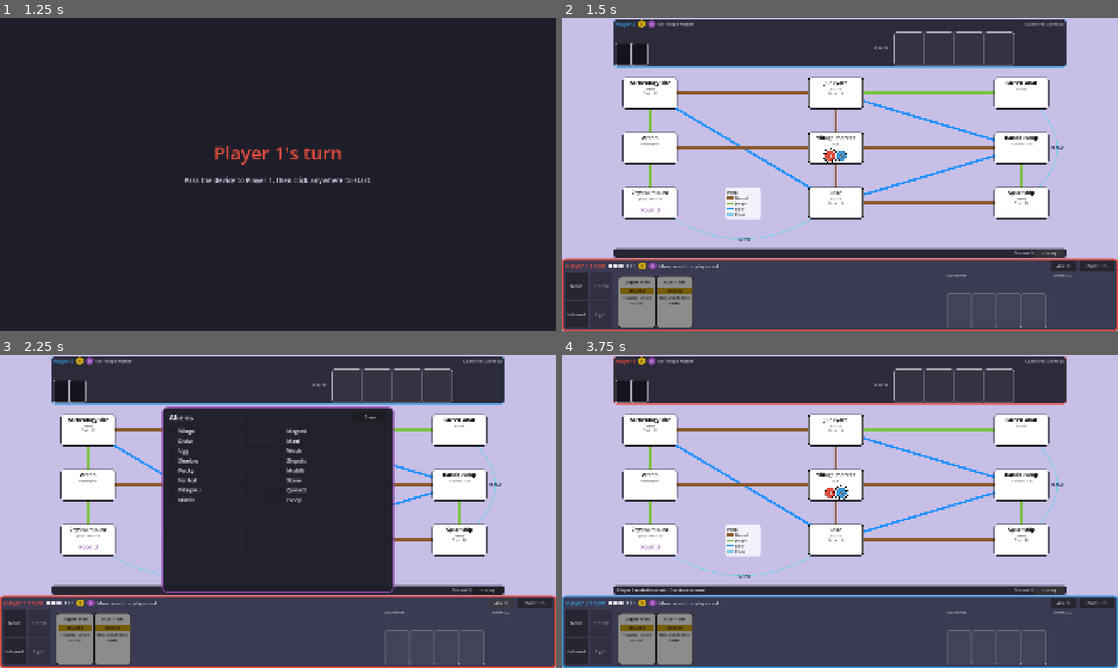
Above: before the commit, frames 1-4 (two rows, left to right).
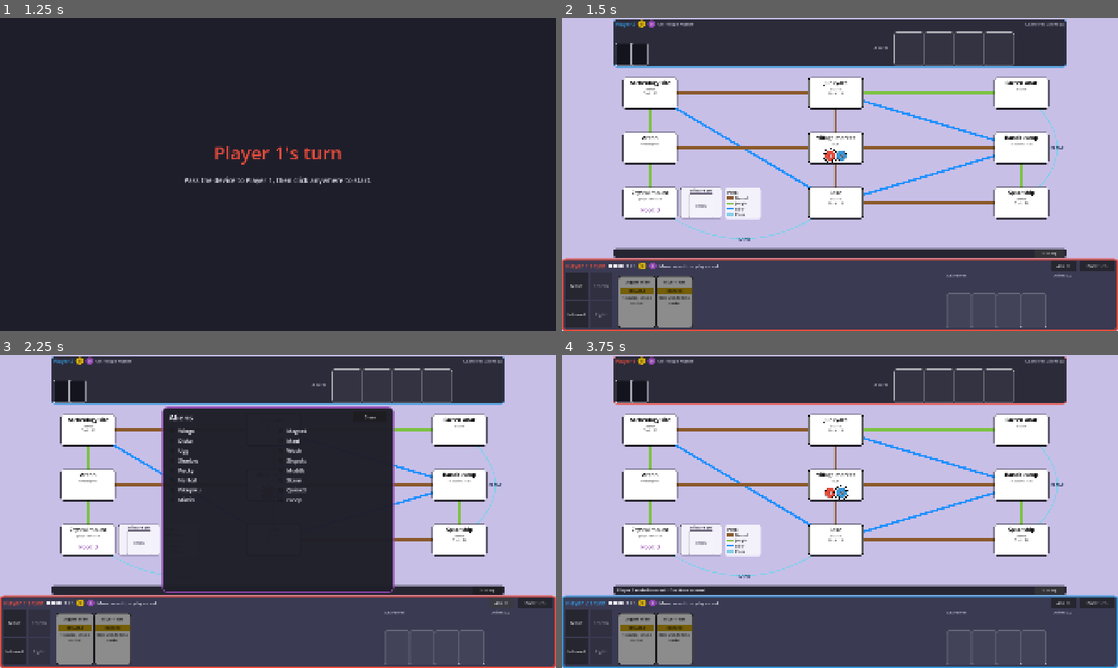
Above: after the commit, the same moments.

Repository: Eufrat94/Aliens
Game: Godot game, scene res://scenes/main.tscn
Two runs of this game, one before a commit and one after it. Both use one fixed random seed, a clock stepped at 60 frames per second and the inputs below.
Inputs:
- Up to frame 1 (1.25 s): click "2" at 0.5 s
- Up to frame 2 (1.5 s): click "History" at 1.25 s
- Up to frame 3 (2.25 s): click "Aliens" at 2 s
- Up to frame 4 (3.75 s): click "End turn" at 2.75 s; click "History" at 3.5 s

Frame 1 is identical in both runs. In frame 2, 0.8% of the frame differs, in the area x 21-85%, y 53-76%; in frame 3, 0.8%; in frame 4, 0.8%.

Commit message:
Spec 10b: visible discard pile

Diff:
--- a/game/game_state.gd
+++ b/game/game_state.gd
@@ -103,6 +103,12 @@
 	return players[current_index]
 
 
+func discard_top() -> String:
+	if discard.is_empty():
+		return ""
+	return discard[discard.size() - 1]
+
+
 func deck_count(tile_id: String) -> int:
 	if not decks.has(tile_id):
 		return -1
--- a/scenes/main.gd
+++ b/scenes/main.gd
@@ -432,6 +432,7 @@
 	var y := crystal.position.y + 4.0
 	legend.position = Vector2(x, y)
 	legend.size = Vector2(width, height)
+	_hud.place_discard(crystal, lake, Rect2(legend.position, legend.size))
 
 
 func _toggle_fullscreen() -> void:
--- a/scenes/ui/hud.gd
+++ b/scenes/ui/hud.gd
@@ -1,8 +1,13 @@
 extends Control
+
+const DISCARD_CARD := Vector2(86, 86)
 
 @onready var _log_label: Label = $LogBar/LogLabel
 
-var _discard_label: Label
+var _discard_root: Control
+var _discard_title: Label
+var _discard_slot: Control
+var _shown_discard := ""
 @onready var _history_overlay: Control = $HistoryOverlay
 @onready var _history_list: VBoxContainer = $HistoryOverlay/HistoryPanel/Margin/Column/HistoryScroll/HistoryList
 
@@ -15,20 +20,9 @@
 	var log_region := UiConfig.LOG_REGION
 	bar.position = log_region.position
 	bar.size = log_region.size
-	_log_label.offset_right = log_region.size.x - 230.0
+	_log_label.offset_right = log_region.size.x - 118.0
 	_log_label.offset_bottom = log_region.size.y
-	_discard_label = Label.new()
-	_discard_label.mouse_filter = Control.MOUSE_FILTER_IGNORE
-	_discard_label.offset_left = log_region.size.x - 222.0
-	_discard_label.offset_top = 0.0
-	_discard_label.offset_right = log_region.size.x - 112.0
-	_discard_label.offset_bottom = log_region.size.y
-	_discard_label.horizontal_alignment = HORIZONTAL_ALIGNMENT_RIGHT
-	_discard_label.vertical_alignment = VERTICAL_ALIGNMENT_CENTER
-	_discard_label.add_theme_font_size_override("font_size", 14)
-	_discard_label.add_theme_color_override("font_color", Color(0.75, 0.75, 0.82))
-	_discard_label.text = "Discard: 0"
-	bar.add_child(_discard_label)
+	_build_discard_pile()
 	var button := $LogBar/HistoryButton as Control
 	button.offset_left = log_region.size.x - 108.0
 	button.offset_right = log_region.size.x - 8.0
@@ -46,8 +40,94 @@
 		_log_label.text = ""
 	else:
 		_log_label.text = str(game.public_log[0])
-	if _discard_label != null:
-		_discard_label.text = "Discard: %d" % game.discard.size()
+	_show_discard(game.discard_top(), game.discard.size())
+
+
+func place_discard(crystal: Rect2, lake: Rect2, legend: Rect2) -> void:
+	var gap_left := crystal.end.x + 10.0
+	var gap_right := legend.position.x - 10.0
+	if gap_right - gap_left < DISCARD_CARD.x + 16.0:
+		gap_left = legend.end.x + 10.0
+		gap_right = lake.position.x - 10.0
+	var block_w := minf(148.0, gap_right - gap_left)
+	var block_h := crystal.size.y
+	var x := gap_left + (gap_right - gap_left - block_w) * 0.5
+	_discard_root.position = Vector2(x, crystal.position.y)
+	_discard_root.size = Vector2(block_w, block_h)
+	_discard_title.position = Vector2(4, 2)
+	_discard_title.size = Vector2(block_w - 8.0, 18)
+	var card_x := (block_w - DISCARD_CARD.x) * 0.5
+	_discard_slot.position = Vector2(card_x, 22)
+	_discard_slot.size = DISCARD_CARD
+
+
+func _build_discard_pile() -> void:
+	_discard_root = Panel.new()
+	_discard_root.name = "DiscardPile"
+	_discard_root.mouse_filter = Control.MOUSE_FILTER_IGNORE
+	var style := StyleBoxFlat.new()
+	style.bg_color = Color(1, 1, 1, 0.78)
+	style.border_color = Color(0.15, 0.12, 0.22, 0.35)
+	style.set_border_width_all(2)
+	style.set_corner_radius_all(8)
+	_discard_root.add_theme_stylebox_override("panel", style)
+	add_child(_discard_root)
+	_discard_title = Label.new()
+	_discard_title.mouse_filter = Control.MOUSE_FILTER_IGNORE
+	_discard_title.horizontal_alignment = HORIZONTAL_ALIGNMENT_CENTER
+	_discard_title.vertical_alignment = VERTICAL_ALIGNMENT_CENTER
+	_discard_title.add_theme_font_size_override("font_size", 14)
+	_discard_title.add_theme_color_override("font_color", Color(0.1, 0.08, 0.16))
+	_discard_title.text = "Discard (0)"
+	_discard_root.add_child(_discard_title)
+	_discard_slot = Control.new()
+	_discard_slot.mouse_filter = Control.MOUSE_FILTER_IGNORE
+	_discard_root.add_child(_discard_slot)
+	_show_discard("", 0)
+
+
+func _show_discard(card_id: String, count: int) -> void:
+	_discard_title.text = "Discard (%d)" % count
+	if card_id == _shown_discard and _discard_slot.get_child_count() > 0:
+		return
+	_shown_discard = card_id
+	var preview := get_tree().get_first_node_in_group("card_preview")
+	if preview != null and preview.has_method("end_hover"):
+		preview.call("end_hover")
+	for child: Node in _discard_slot.get_children():
+		_discard_slot.remove_child(child)
+		child.queue_free()
+	if card_id == "":
+		_discard_slot.add_child(_empty_discard())
+		return
+	var mini: Control = preload("res://scenes/ui/mini_card.tscn").instantiate()
+	_discard_slot.add_child(mini)
+	mini.call("setup", card_id)
+	mini.call("apply_size", DISCARD_CARD)
+
+
+func _empty_discard() -> Panel:
+	var panel := Panel.new()
+	panel.custom_minimum_size = DISCARD_CARD
+	panel.size = DISCARD_CARD
+	panel.mouse_filter = Control.MOUSE_FILTER_IGNORE
+	var style := StyleBoxFlat.new()
+	style.bg_color = Color(1, 1, 1, 0.04)
+	style.border_color = Color(0.2, 0.16, 0.28, 0.35)
+	style.set_border_width_all(2)
+	style.set_corner_radius_all(6)
+	panel.add_theme_stylebox_override("panel", style)
+	var label := Label.new()
+	label.name = "EmptyLabel"
+	label.text = "Empty"
+	label.mouse_filter = Control.MOUSE_FILTER_IGNORE
+	label.set_anchors_and_offsets_preset(Control.PRESET_FULL_RECT)
+	label.horizontal_alignment = HORIZONTAL_ALIGNMENT_CENTER
+	label.vertical_alignment = VERTICAL_ALIGNMENT_CENTER
+	label.add_theme_font_size_override("font_size", 13)
+	label.add_theme_color_override("font_color", Color(0.25, 0.22, 0.32, 0.7))
+	panel.add_child(label)
+	return panel
 
 
 func _open_history() -> void:
Not shown, added: spec_10b_fixes.md
